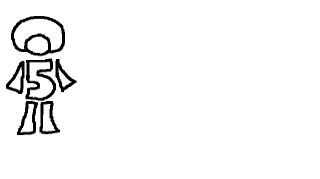
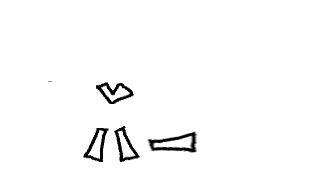
Layers edited between the first and the second 320x179 image:
showed "arms-misc-jackson", painted on it over <box>34,59,198,163</box>
hid "arms-idle-0-jackson" over <box>6,59,77,94</box>
hid "legs-idle-0-jackson" over <box>17,101,60,136</box>
renamed "torso-jackson5" to "torso-basic-jackson5", hid it over <box>25,58,56,102</box>
renamed "head-front-jackson3" to "head-front-jackson5", hid it over <box>11,16,65,57</box>
